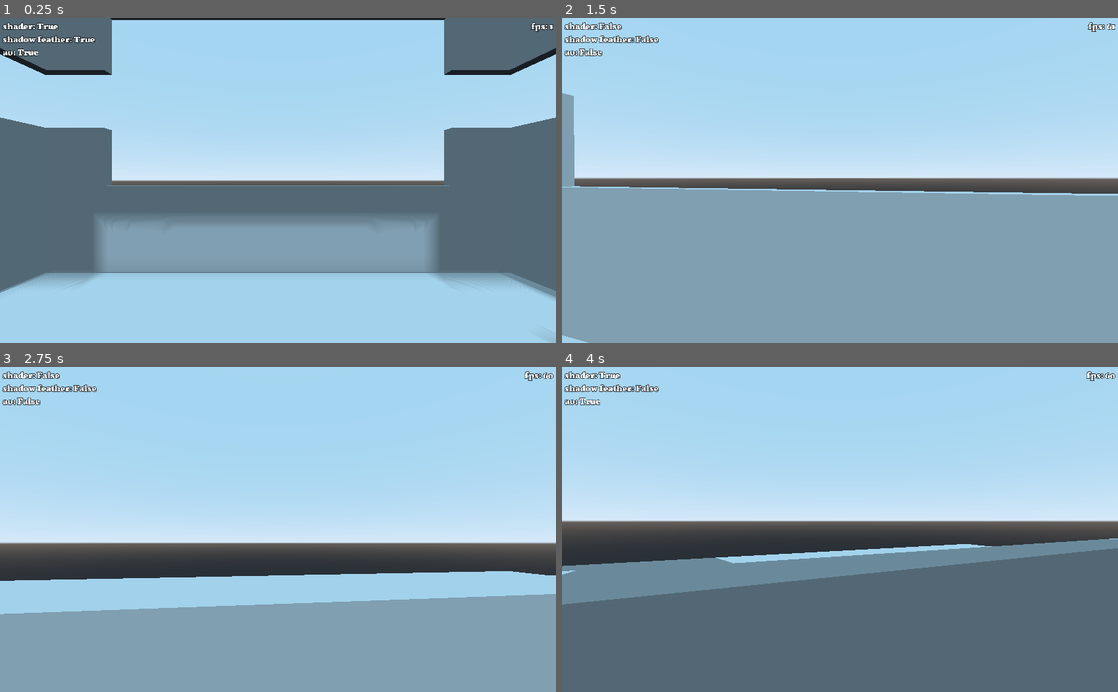
Above: before the commit, frames 1-4 (two rows, left to right).
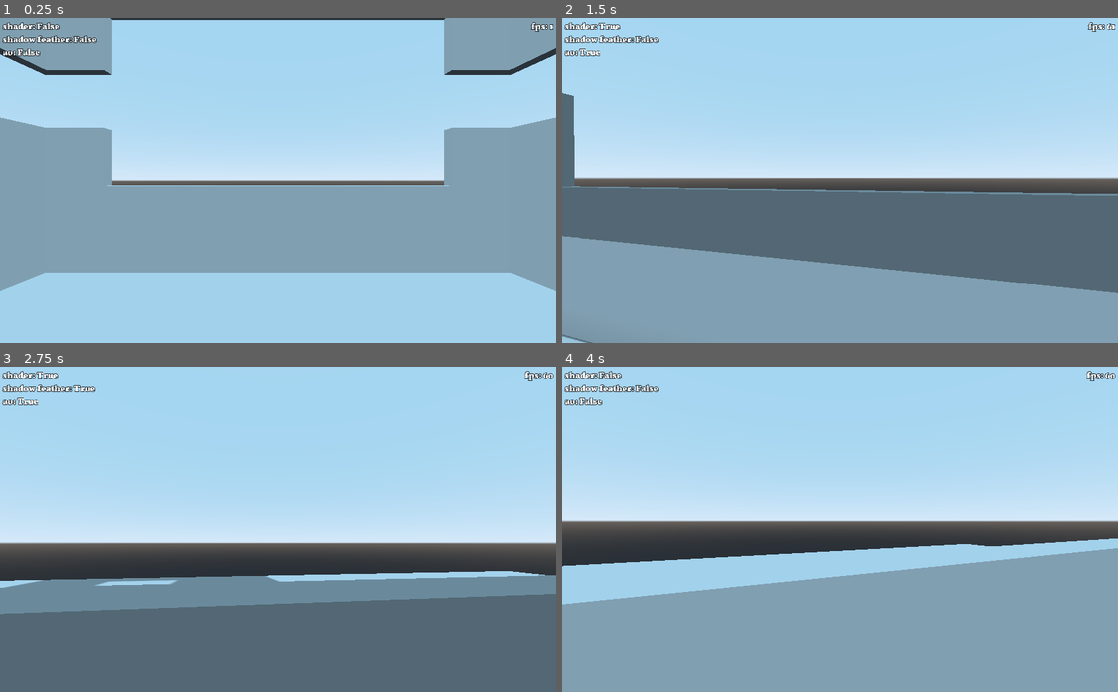
Above: after the commit, the same moments.

Repository: Eptwalabha/shadow-sdf-godot
Game: Godot game, scene res://scenes/Level.tscn
Two runs of this game, one before a commit and one after it. Both use one fixed random seed, a clock stepped at 60 frames per second and the inputs below.
Inputs (mouse positions are in pixels of both pictures, inside the frame that each line leads up to):
- Up to frame 1 (0.25 s): no input
- Up to frame 2 (1.5 s): move the mouse to (867, 180) at 0.52 s; hold Up (move_forward) from 0.53 s (still down); tap Keypad 3 (toggle_ao) at 0.6 s; click (867, 180) at 0.67 s; move the mouse to (812, 180) at 1.27 s; tap Keypad 1 (toggle_shader) at 1.35 s
- Up to frame 3 (2.75 s): keep holding Up (move_forward); move the mouse to (289, 523) at 2.02 s; tap Keypad 2 (toggle_shadow_feather) at 2.1 s
- Up to frame 4 (4 s): keep holding Up (move_forward); move the mouse to (834, 536) at 2.77 s; tap Keypad 3 (toggle_ao) at 2.85 s; click (834, 536) at 2.92 s; move the mouse to (878, 532) at 3.52 s; tap Keypad 1 (toggle_shader) at 3.6 s

The runs differ from the first frame. In frame 1, 32% of the frame differs, in the area x 0-100%, y 0-100%; in frame 2, 24%; in frame 3, 35%; in frame 4, 43%, in the area x 0-100%, y 1-100%.

Commit message:
small tweaks

Diff:
--- a/scenes/Level.tscn
+++ b/scenes/Level.tscn
@@ -85,11 +85,11 @@
 margin_left = 5.0
 margin_top = 5.0
 margin_right = 1019.0
-margin_bottom = 101.0
+margin_bottom = 77.0
 
 [node name="VBoxContainer" type="VBoxContainer" parent="Infos/HBoxContainer"]
 margin_right = 979.0
-margin_bottom = 96.0
+margin_bottom = 72.0
 size_flags_horizontal = 3
 custom_constants/separation = 0
 
@@ -119,7 +119,7 @@
 [node name="FPS" type="Label" parent="Infos/HBoxContainer"]
 margin_left = 983.0
 margin_right = 1014.0
-margin_bottom = 96.0
+margin_bottom = 72.0
 size_flags_vertical = 1
 custom_fonts/font = ExtResource( 3 )
 text = "fps:"
--- a/shader/SDFShadow.tres
+++ b/shader/SDFShadow.tres
@@ -6,10 +6,10 @@
 shader = ExtResource( 1 )
 shader_param/light = Vector3( 10, 2, 10 )
 shader_param/shadow_color = Color( 0, 0, 0, 1 )
-shader_param/shadow_feather = 32.0
+shader_param/shadow_feather = 128.0
 shader_param/shadow_intensity = 0.6
 shader_param/sky_color = Color( 0.654902, 0.843137, 0.945098, 1 )
-shader_param/enable = true
-shader_param/feather_enable = true
-shader_param/ao_enable = true
+shader_param/enable = false
+shader_param/feather_enable = false
+shader_param/ao_enable = false
 shader_param/AO_DIST = 0.3
Not shown: 2 places in scenes/Level.tscn that only renumber resources
